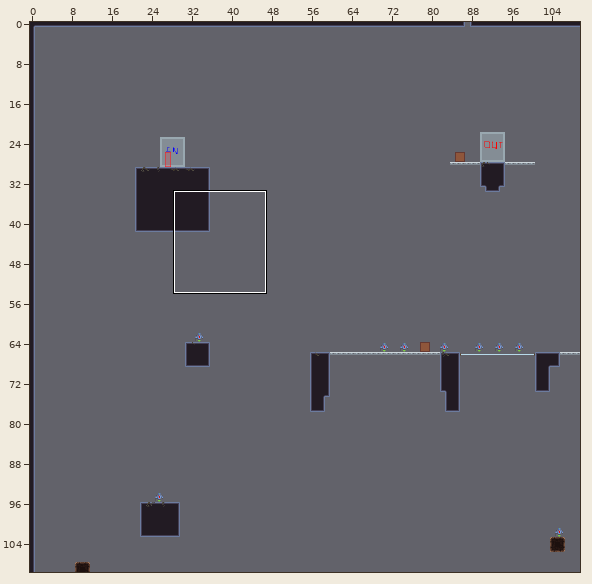
Two versions of a level (Tiled map, Assets/Tiles/Alex/Alex Room 3.tmx). Above, an overview of the earlier version with the close-up marked.
Close-up. Old version:
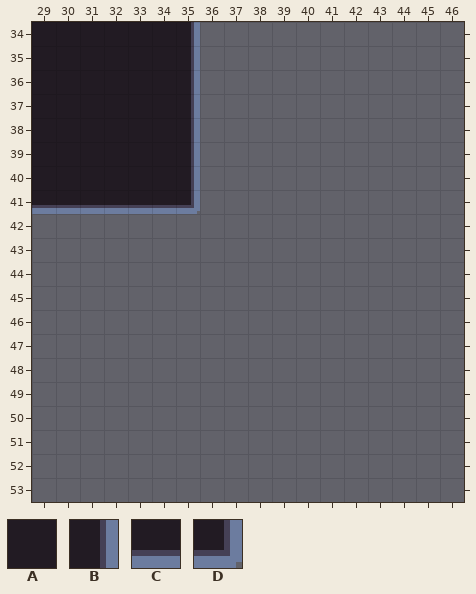
Cells are 8x8 px. Shown: x 29..46, y 34..53. The commit also changed other parts of the map, which this record leaves out.
Key: from "Rocks": A 7, B 8, C 13, D 14.
_ is an empty cell.
Objects are placed by their top-left corner, in cells (3,4 is the top-left corner of cell 3,4); size is 1x1 cell unless given.
Layers that did not change in this view are not listed.
Layer "Ground" before, first column x 29:
34 AAAAAAB___________
35 AAAAAAB___________
36 AAAAAAB___________
37 AAAAAAB___________
38 AAAAAAB___________
39 AAAAAAB___________
40 AAAAAAB___________
41 CCCCCCD___________
42 __________________
43 __________________
44 __________________
45 __________________
46 __________________
47 __________________
48 __________________
49 __________________
50 __________________
51 __________________
52 __________________
53 __________________
The same view after the edit:
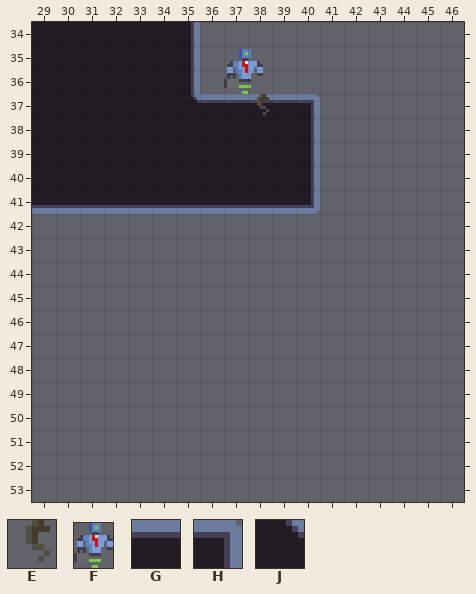
Further tiles: from "Branches": E 14; from "Mechanics": F 11 "Robot Lame"; from "Rocks": G 1, H 2, J 23.
Diff:
{"where": "layer \"Ground\""}
{"y":37,"x":35,"old":"B_____","new":"JGGGGH"}
{"y":38,"x":35,"old":"B_____","new":"AAAAAB"}
{"y":39,"x":35,"old":"B_____","new":"AAAAAB"}
{"y":40,"x":35,"old":"B_____","new":"AAAAAB"}
{"y":41,"x":35,"old":"D_____","new":"CCCCCD"}
{"where": "layer \"Mechanics\""}
{"was": "outside this view", "now": "F \"Robot Lame\" at 37,35.1 size 1.6x1.9"}
{"where": "layer \"Branches\""}
{"y":37,"x":38,"old":"_","new":"E"}
{"label":"changed","picture_box":[191,49,320,214]}
